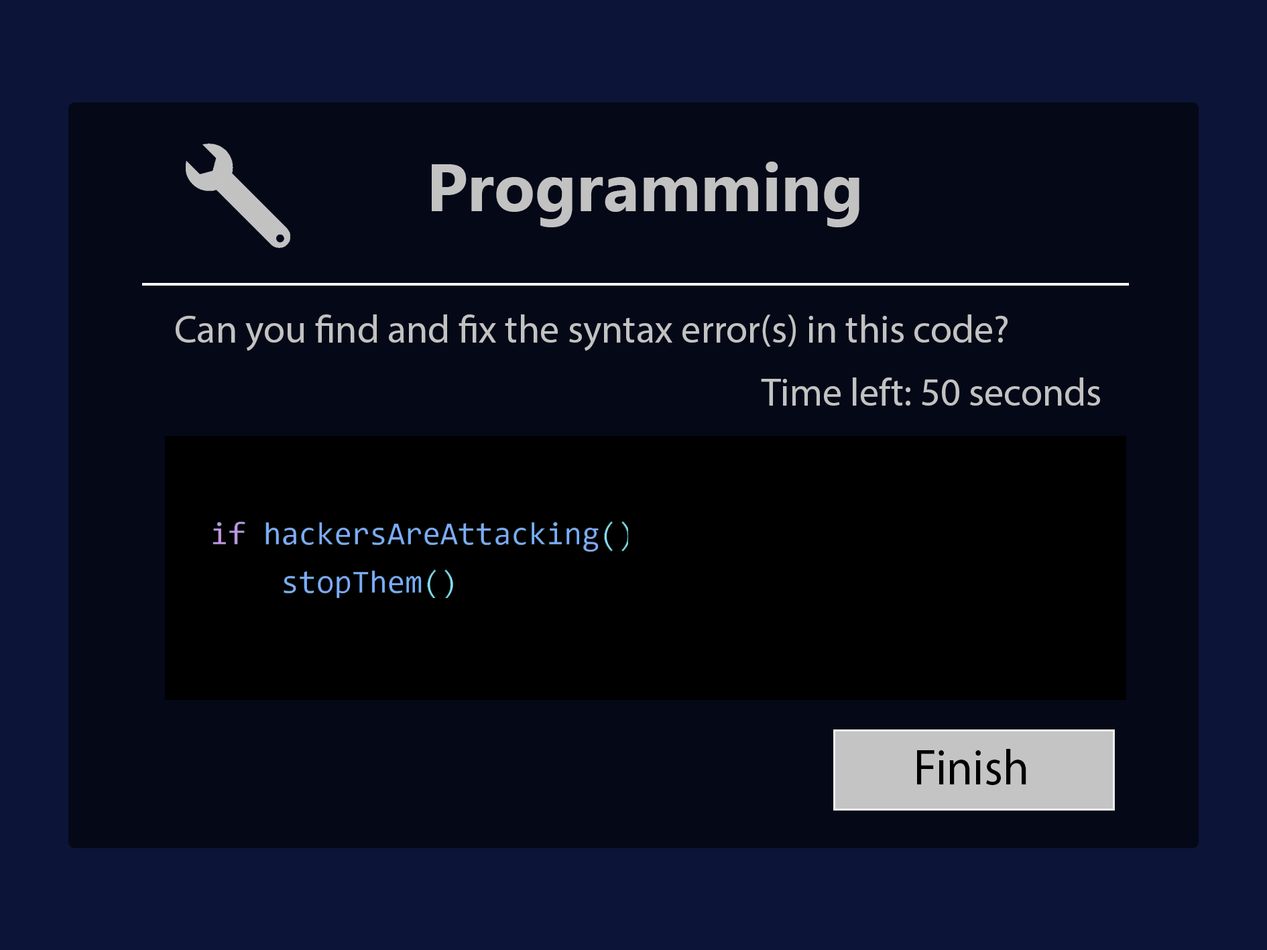
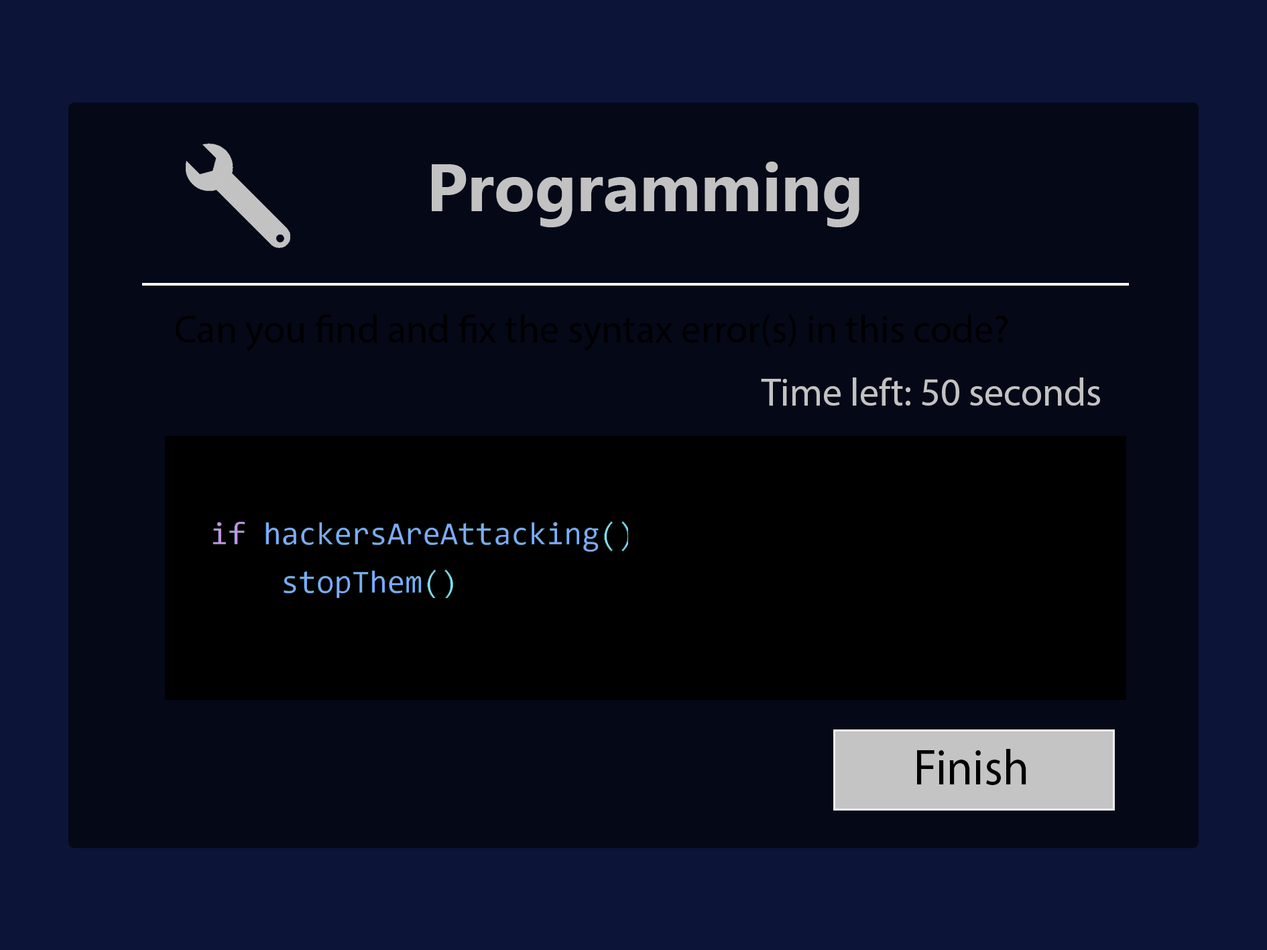
Comparing the layer stacks of the two 1267×950 images. Changes:
painted on "fdgdf" over [175, 314, 1008, 352]
